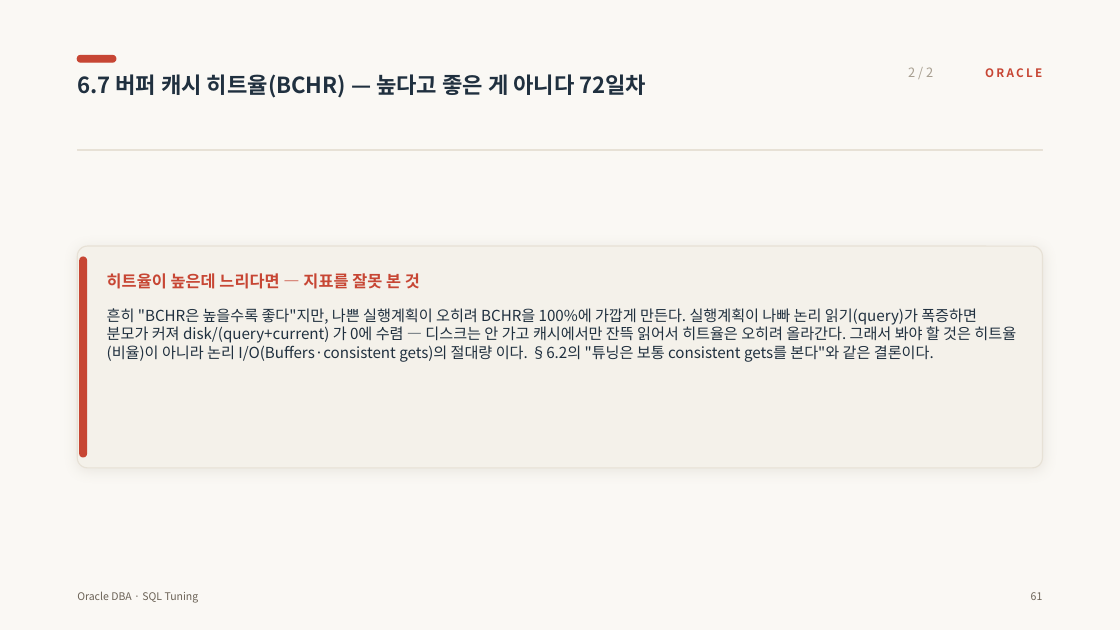
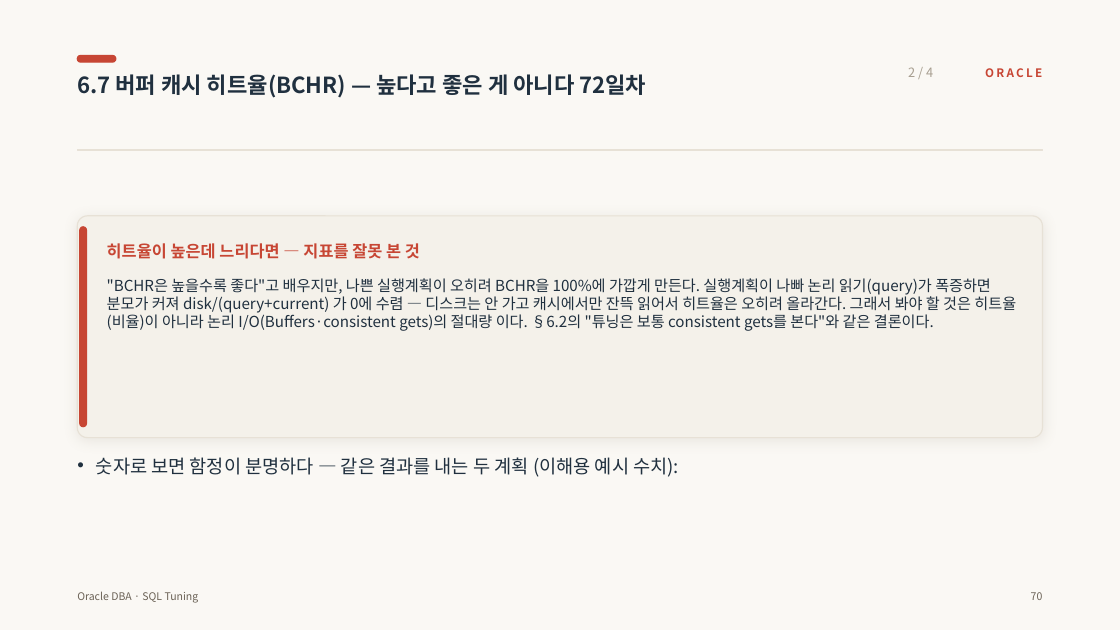
Before and after one commit to jokwangwon/ora-ppt-gen, a slide deck: slide 78 of files/sql_tuning.pptx (slide 69 before the commit). Drawn at 1120x630 pixels with LibreOffice and Linux fonts; fonts in the diff are those of the drawing. Boxes give left, top, right and bottom in pixels: in the first picture for what was removed or moved away, otherwise in the second. Text is boxed around its words. In the diff, an @@ line names an element or a change of style, - is before the commit and + after.

```diff
--- a/files/sql_tuning.pptx
+++ b/files/sql_tuning.pptx
@@ text at [908,67,933,77]: text changed @@
-2 / 2
+2 / 4
@@ 2 rounded rectangles, 1 text: place and size @@
-2 rounded rectangles, 1 text at [77,246,1043,468]
+2 rounded rectangles, 1 text at [77,216,1043,438]
@@ text at [107,278,1016,331]: text changed @@
-흔히 "BCHR은 높을수록 좋다"지만, 나쁜 실행계획이 오히려 BCHR을 100%에 가깝게 만든다. 실행계획이 나빠 논리 읽기(query)가 폭증하면 분모가 커져 disk/(query+current) 가 0에 수렴 — 디스크는 안 가고 캐시에서만 잔뜩 읽어서 히트율은 오히려 올라간다. 그래서 봐야 할 것은 히트율(비율)이 아니라 논리 I/O(Buffers·consistent gets)의 절대량 이다. §6.2의 "튜닝은 보통 consistent gets를 본다"와 같은 결론이다.
+"BCHR은 높을수록 좋다"고 배우지만, 나쁜 실행계획이 오히려 BCHR을 100%에 가깝게 만든다. 실행계획이 나빠 논리 읽기(query)가 폭증하면 분모가 커져 disk/(query+current) 가 0에 수렴 — 디스크는 안 가고 캐시에서만 잔뜩 읽어서 히트율은 오히려 올라간다. 그래서 봐야 할 것은 히트율(비율)이 아니라 논리 I/O(Buffers·consistent gets)의 절대량 이다. §6.2의 "튜닝은 보통 consistent gets를 본다"와 같은 결론이다.
@@ text added at [96,457,679,477], 16 pt, text #20303F @@
+• 숫자로 보면 함정이 분명하다 — 같은 결과를 내는 두 계획 (이해용 예시 수치):
@@ text at [1031,592,1043,600]: text changed @@
-61
+70
```
Also in this commit, not shown: 58 other slides changed, 29 slides added, 9 other files.
